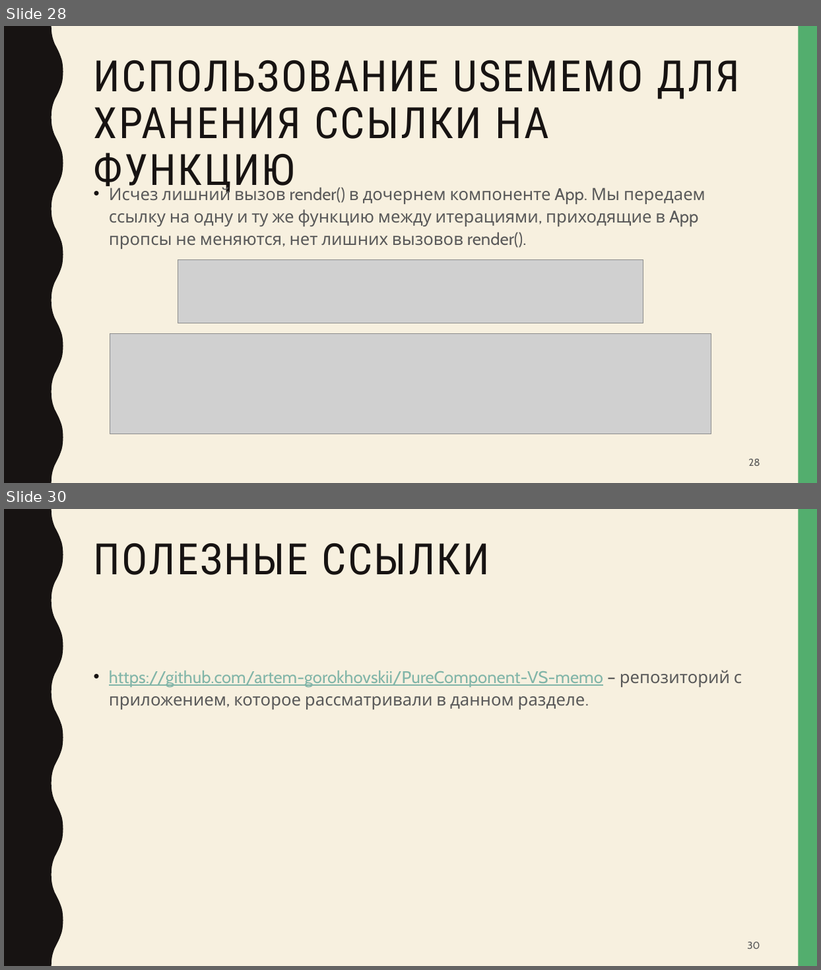
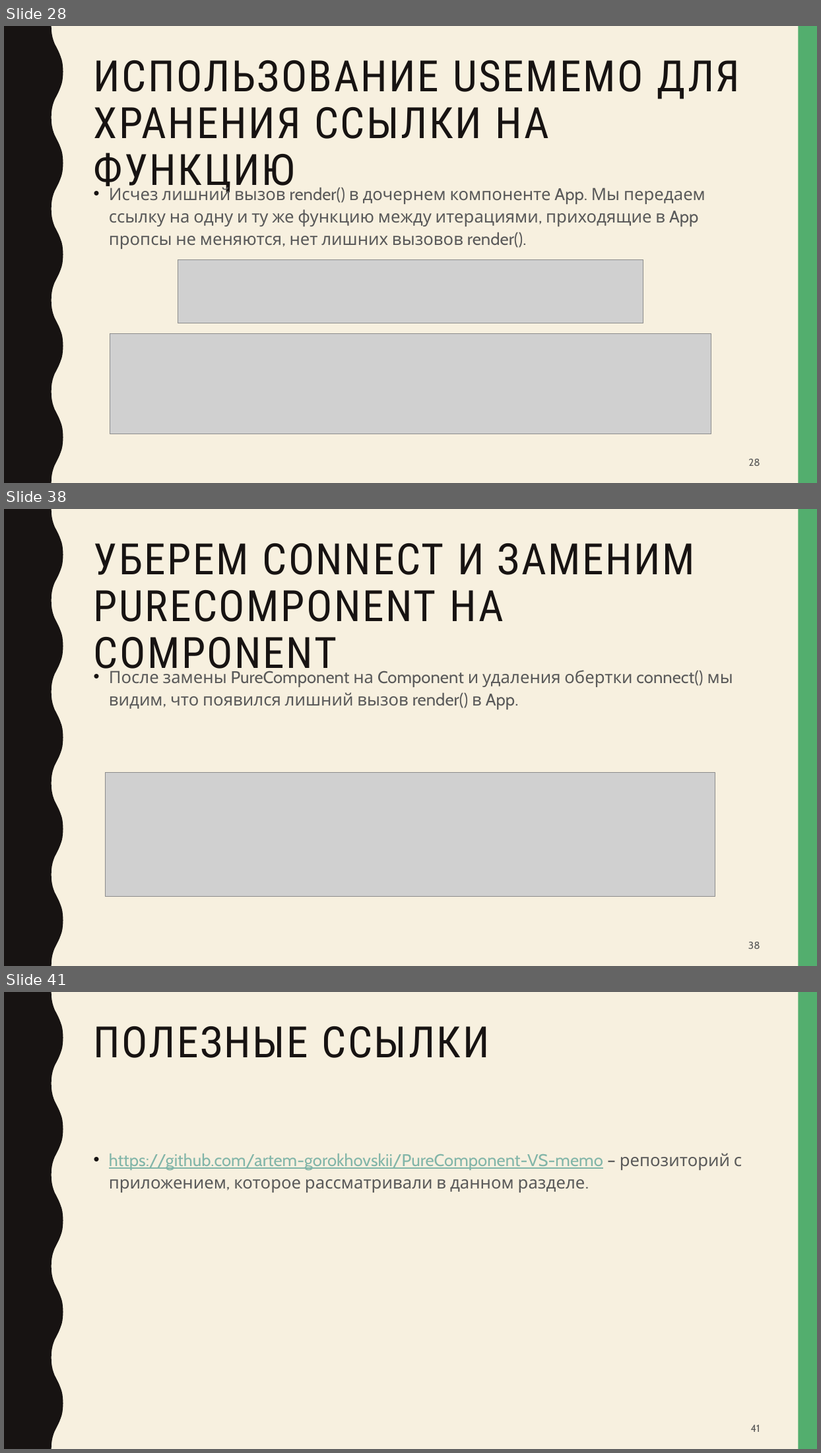
Before and after one commit to artem-gorokhovskii/PureComponent-VS-memo, a slide deck: PureComponent-vs-memo.pptx. Shown one above the other, each under a label of ours: slides 28 and 30 before the commit, slides 28, 38 and 41 after it; the slides between them are not shown. The pictures are 821x970 and 821x1453 pixels, drawn with LibreOffice and Linux fonts; fonts in the diff are those of the drawing; grey boxes stand for pictures. Boxes give left, top, right and bottom in pixels: in the first picture for what was removed or moved away, otherwise in the second. Text is boxed around its words. In the diff, an @@ line names an element or a change of style, - is before the commit and + after.

Commit message:
added connect

```diff
--- a/PureComponent-vs-memo.pptx
+++ b/PureComponent-vs-memo.pptx
@@ slide 38 added at (x1=4, y1=509, x2=817, y2=966), background #F7F0DF; not listed: 2 template elements that a slide beside it also shows @@
@@ title added at (x1=94, y1=543, x2=695, y2=679), 51 pt, text #171312 @@
+УБЕРЕМ CONNECT И ЗАМЕНИМ PURECOMPONENT НА COMPONENT
@@ text added at (x1=109, y1=667, x2=733, y2=709), 20 pt, text #595959 @@
+• После замены PureComponent на Component и удаления обертки connect() мы видим, что появился лишний вызов render() в App.
@@ picture added at (x1=106, y1=773, x2=716, y2=897) @@
@@ page number added at (x1=748, y1=942, x2=760, y2=949), 12 pt, text #595959 @@
+38
@@ what was slide 30 is now slide 41 @@
@@ page number at (x1=751, y1=1425, x2=760, y2=1432): text changed @@
-30
+41
```
Also in this commit, not shown: 1 slide changed, 10 other slides added, 4 other files.
